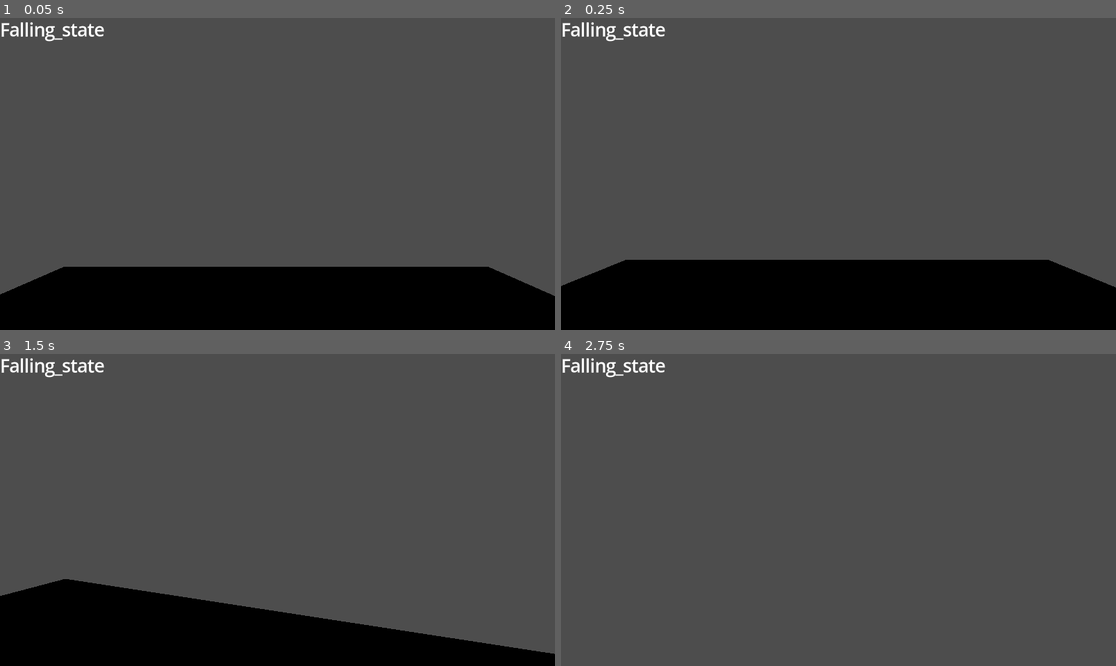
Above: before the commit, frames 1-4 (two rows, left to right).
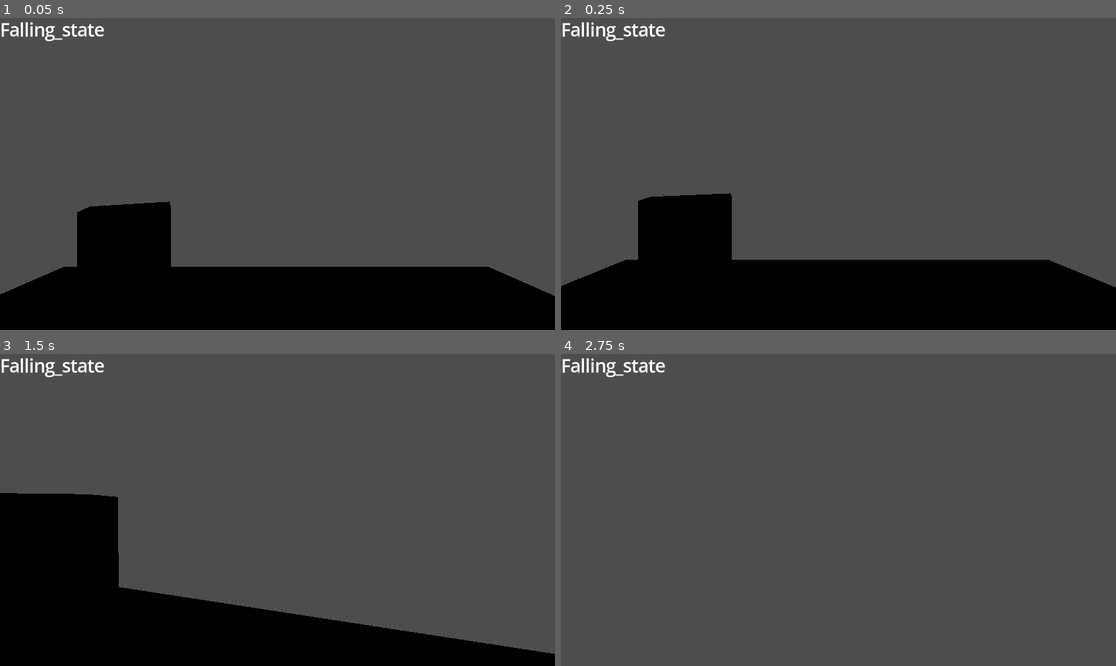
Above: after the commit, the same moments.

Repository: Groblockia/Wildroom
Game: Godot game, scene res://Levels/test.tscn
The game is run twice, just before and just after one commit, with the same random seed, the same clock (stepped at 60 frames per second) and the same inputs. The engine's default icon, where the game draws it, is replaced by a stand-in: a white triangle on a blue panel in a dark square.
Inputs (mouse positions are in pixels of both pictures, inside the frame that each line leads up to):
- Up to frame 1 (0.05 s): no input
- Up to frame 2 (0.25 s): no input
- Up to frame 3 (1.5 s): move the mouse to (305, 510) at 0.52 s; hold W (forward) from 0.53 s (still down); tap E (interact) at 0.6 s; tap Space (jump) at 0.77 s; tap Keypad 1 (rule1, bound only before the commit) at 0.8, 1.35 s; move the mouse to (249, 510) at 1.27 s
- Up to frame 4 (2.75 s): keep holding W (forward); tap Space (jump) at 1.52 s; tap Keypad 2 (rule2, bound only before the commit) at 1.55, 2.1 s; move the mouse to (849, 503) at 2.02 s; tap E (interact) at 2.3 s

The runs differ from the first frame. In frame 1, 3.4% of the frame differs, in the area x 13-31%, y 58-80%; in frame 2, 3.5%; in frame 3, 6.2%, in the area x 0-22%, y 44-78%; in frame 4, nothing differs.

Commit message:
door opens and closes automatically

Diff:
--- a/Levels/test.tscn
+++ b/Levels/test.tscn
@@ -104,5 +104,8 @@
 [node name="Collectible_counter" parent="." instance=ExtResource("4_f87w0")]
 transform = Transform3D(-0.886171, 0, 0.463358, 0, 1, 0, -0.463358, 0, -0.886171, -3.46162, 1.37579, 3.14925)
 
-[node name="exit_door" parent="." instance=ExtResource("7_mkyii")]
+[node name="exit_door1" parent="." groups=["door1"] instance=ExtResource("7_mkyii")]
 transform = Transform3D(1, 0, 0, 0, 1, 0, 0, 0, 1, 6.19124, 2.00691, -3.18732)
+
+[node name="exit_door2" parent="." groups=["door2"] instance=ExtResource("7_mkyii")]
+transform = Transform3D(0.866025, 0, 0.5, 0, 1, 0, -0.5, 0, 0.866025, -4.2366, 2.00691, -5.8627)
--- a/Misc/exit_door.tscn
+++ b/Misc/exit_door.tscn
@@ -10,6 +10,68 @@
 
 [sub_resource type="BoxShape3D" id="BoxShape3D_byiub"]
 size = Vector3(1.60352, 1.89307, 1)
+
+[sub_resource type="Animation" id="Animation_dnkup"]
+resource_name = "door_opnening"
+tracks/0/type = "value"
+tracks/0/imported = false
+tracks/0/enabled = true
+tracks/0/path = NodePath("..:position")
+tracks/0/interp = 2
+tracks/0/loop_wrap = true
+tracks/0/keys = {
+"times": PackedFloat32Array(0, 1),
+"transitions": PackedFloat32Array(1, 1),
+"update": 0,
+"values": [Vector3(0, 0, 0), Vector3(0, 2.7065, 0)]
+}
+
+[sub_resource type="Animation" id="Animation_byiub"]
+length = 0.001
+tracks/0/type = "value"
+tracks/0/imported = false
+tracks/0/enabled = true
+tracks/0/path = NodePath("..:position")
+tracks/0/interp = 1
+tracks/0/loop_wrap = true
+tracks/0/keys = {
+"times": PackedFloat32Array(0),
+"transitions": PackedFloat32Array(1),
+"update": 0,
+"values": [Vector3(0, 0, 0)]
+}
+
+[sub_resource type="Animation" id="Animation_pvx80"]
+resource_name = "door_closing"
+tracks/0/type = "value"
+tracks/0/imported = false
+tracks/0/enabled = true
+tracks/0/path = NodePath("..:position")
+tracks/0/interp = 2
+tracks/0/loop_wrap = true
+tracks/0/keys = {
+"times": PackedFloat32Array(0, 1),
+"transitions": PackedFloat32Array(1, 1),
+"update": 0,
+"values": [Vector3(0, 2.7065, 0), Vector3(0, 0, 0)]
+}
+
+[sub_resource type="AnimationLibrary" id="AnimationLibrary_pvx80"]
+_data = {
+&"RESET": SubResource("Animation_byiub"),
+&"door_closing": SubResource("Animation_pvx80"),
+&"door_opnening": SubResource("Animation_dnkup")
+}
+
+[sub_resource type="ConcavePolygonShape3D" id="ConcavePolygonShape3D_dnkup"]
+data = PackedVector3Array(-0.7925, 1.465, 0.03, 0.7925, 1.465, 0.03, -0.7925, -1.465, 0.03, 0.7925, 1.465, 0.03, 0.7925, -1.465, 0.03, -0.7925, -1.465, 0.03, 0.7925, 1.465, -0.03, -0.7925, 1.465, -0.03, 0.7925, -1.465, -0.03, -0.7925, 1.465, -0.03, -0.7925, -1.465, -0.03, 0.7925, -1.465, -0.03, 0.7925, 1.465, 0.03, 0.7925, 1.465, -0.03, 0.7925, -1.465, 0.03, 0.7925, 1.465, -0.03, 0.7925, -1.465, -0.03, 0.7925, -1.465, 0.03, -0.7925, 1.465, -0.03, -0.7925, 1.465, 0.03, -0.7925, -1.465, -0.03, -0.7925, 1.465, 0.03, -0.7925, -1.465, 0.03, -0.7925, -1.465, -0.03, 0.7925, 1.465, 0.03, -0.7925, 1.465, 0.03, 0.7925, 1.465, -0.03, -0.7925, 1.465, 0.03, -0.7925, 1.465, -0.03, 0.7925, 1.465, -0.03, -0.7925, -1.465, 0.03, 0.7925, -1.465, 0.03, -0.7925, -1.465, -0.03, 0.7925, -1.465, 0.03, 0.7925, -1.465, -0.03, -0.7925, -1.465, -0.03)
+
+[sub_resource type="StandardMaterial3D" id="StandardMaterial3D_dnkup"]
+albedo_color = Color(0.85301, 0.142347, 0.106745, 1)
+
+[sub_resource type="BoxMesh" id="BoxMesh_dnkup"]
+material = SubResource("StandardMaterial3D_dnkup")
+size = Vector3(1.585, 2.93, 0.06)
 
 [node name="exit_door" type="StaticBody3D"]
 collision_mask = 2
@@ -45,4 +107,21 @@
 transform = Transform3D(1, 0, 0, 0, 1, 0, 0, 0, 1, 0, -0.446533, -1.45319)
 shape = SubResource("BoxShape3D_byiub")
 
+[node name="AnimationPlayer" type="AnimationPlayer" parent="."]
+root_node = NodePath("../StaticBody3D/MeshInstance3D")
+libraries = {
+&"": SubResource("AnimationLibrary_pvx80")
+}
+
+[node name="StaticBody3D" type="StaticBody3D" parent="."]
+
+[node name="CollisionShape3D4" type="CollisionShape3D" parent="StaticBody3D"]
+transform = Transform3D(1, 0, 0, 0, 1, 0, 0, 0, 1, 0, -0.299585, 0.436052)
+shape = SubResource("ConcavePolygonShape3D_dnkup")
+
+[node name="MeshInstance3D" type="MeshInstance3D" parent="StaticBody3D"]
+transform = Transform3D(1, 0, 0, 0, 1, 0, 0, 0, 1, 0, -0.299585, 0.436052)
+mesh = SubResource("BoxMesh_dnkup")
+skeleton = NodePath("../..")
+
 [connection signal="body_entered" from="checkpoint_collider" to="." method="_on_checkpoint_collider_body_entered"]
--- a/Scripts/exit_door.gd
+++ b/Scripts/exit_door.gd
@@ -1,7 +1,18 @@
 extends StaticBody3D
 
+var is_open = false
+
+signal exit_checkpoint_passed
+
+func _ready() -> void:
+	exit_checkpoint_passed.connect(Global._exit_checkpoint_passed)
 
 func _on_checkpoint_collider_body_entered(body: Node3D) -> void:
-	print("zizi")
 	if body is Player:
-		print("caca")
+		exit_checkpoint_passed.emit()
+
+func open():
+	$AnimationPlayer.play("door_opnening")
+
+func close():
+	$AnimationPlayer.play("door_closing")
--- a/Scripts/global.gd
+++ b/Scripts/global.gd
@@ -11,6 +11,7 @@
 var validationSoundPlayer = AudioStreamPlayer.new()
 var reprobationSoundPlayer = AudioStreamPlayer.new()
 
+var rule_is_met = false
 var currentRule = 1
 #Rule 1: Must collect all the collectibles (10) to open the door. good sound when collectible collected
 #Rule 2: Must turn on all the levers (5) to open the door. good sound when turned on, bad soun when turned off
@@ -24,25 +25,44 @@
 func _process(_delta: float) -> void:
 	#rule 1 check:
 	if currentRule == 1:
-		if collectible_count == 10:
-			#open the door, and do the two following lines once player has passed it
-			currentRule = 2
-			_new_room()
+		if collectible_count >= 10:
+			rule_is_met = true
+			open_door("door1")
+			#once player passes checkpoint:
+			if passed_exit == true:
+				_new_room()
+				currentRule = 2
+				rule_is_met = false
+				passed_exit = false
+				close_door("door1")
+
 	#rule 2 check:
 	if currentRule == 2:
-		if interactible_count == 5:
-			currentRule = 3
-			_new_room()
+		if interactible_count >= 5:
+			rule_is_met = true
+			open_door("door2")
+			#once player passes checkpoint:
+			if passed_exit == true:
+				_new_room()
+				currentRule = 3
+				rule_is_met = false
+				passed_exit = false
+				close_door("door2")
 
-	#DEBUG
-	if Input.is_action_just_pressed("rule1"):
-		currentRule = 1
-		_new_room()
-	if Input.is_action_just_pressed("rule2"):
-		currentRule = 2
-		_new_room()
+func open_door(door:String):
+	for node in get_tree().get_nodes_in_group(door):
+		if node.is_open == false:
+			node.open()
+			node.is_open = true
+
+func close_door(door:String):
+	for node in get_tree().get_nodes_in_group(door):
+		if node.is_open == true:
+			node.close()
+			node.is_open = false
 
 ##signals management
+
 #plays each time player enters a new room
 func _new_room():
 	collectible_count = 0
@@ -50,15 +70,18 @@
 
 func _collectible_collected():
 	collectible_count += 1
-	if currentRule == 1:
+	if currentRule == 1 && !rule_is_met:
 		validationSoundPlayer.play()
 
 func _lever_toggled_on():
 	interactible_count += 1
-	if currentRule == 2:
+	if currentRule == 2 && !rule_is_met:
 		validationSoundPlayer.play()
 
 func _lever_toggled_off():
 	interactible_count -= 1
-	if currentRule == 2:
+	if currentRule == 2 && !rule_is_met:
 		reprobationSoundPlayer.play()
+
+func _exit_checkpoint_passed():
+	passed_exit = true
--- a/project.godot
+++ b/project.godot
@@ -69,14 +69,9 @@
 "events": [Object(InputEventKey,"resource_local_to_scene":false,"resource_name":"","device":-1,"window_id":0,"alt_press …(192 unchanged characters)…
 ]
 }
-rule1={
+respawn={
 "deadzone": 0.2,
-"events": [Object(InputEventKey,"resource_local_to_scene":fa …(140 unchanged characters)… d":false,"keycode":0,"physical_keycode":4194439,"key_label":0,"unicode":49,"location":0,"echo":false,"script":null)
-]
-}
-rule2={
-"deadzone": 0.2,
-"events": [Object(InputEventKey,"resource_local_to_scene":false,"resource_name":"","device":-1,"window_id":0,"alt_pressed":false,"shift_pressed":false,"ctrl_pressed":false,"meta_pressed":false,"pressed":false,"keycode":0,"physical_keycode":4194440,"key_label":0,"unicode":50,"location":0,"echo":false,"script":null)
+"events": [Object(InputEventKey,"resource_local_to_scene":fa …(140 unchanged characters)… d":false,"keycode":0,"physical_keycode":82,"key_label":0,"unicode":114,"location":0,"echo":false,"script":null)
 ]
 }
 
Not shown: 1 places in Misc/exit_door.tscn that only renumber resources
